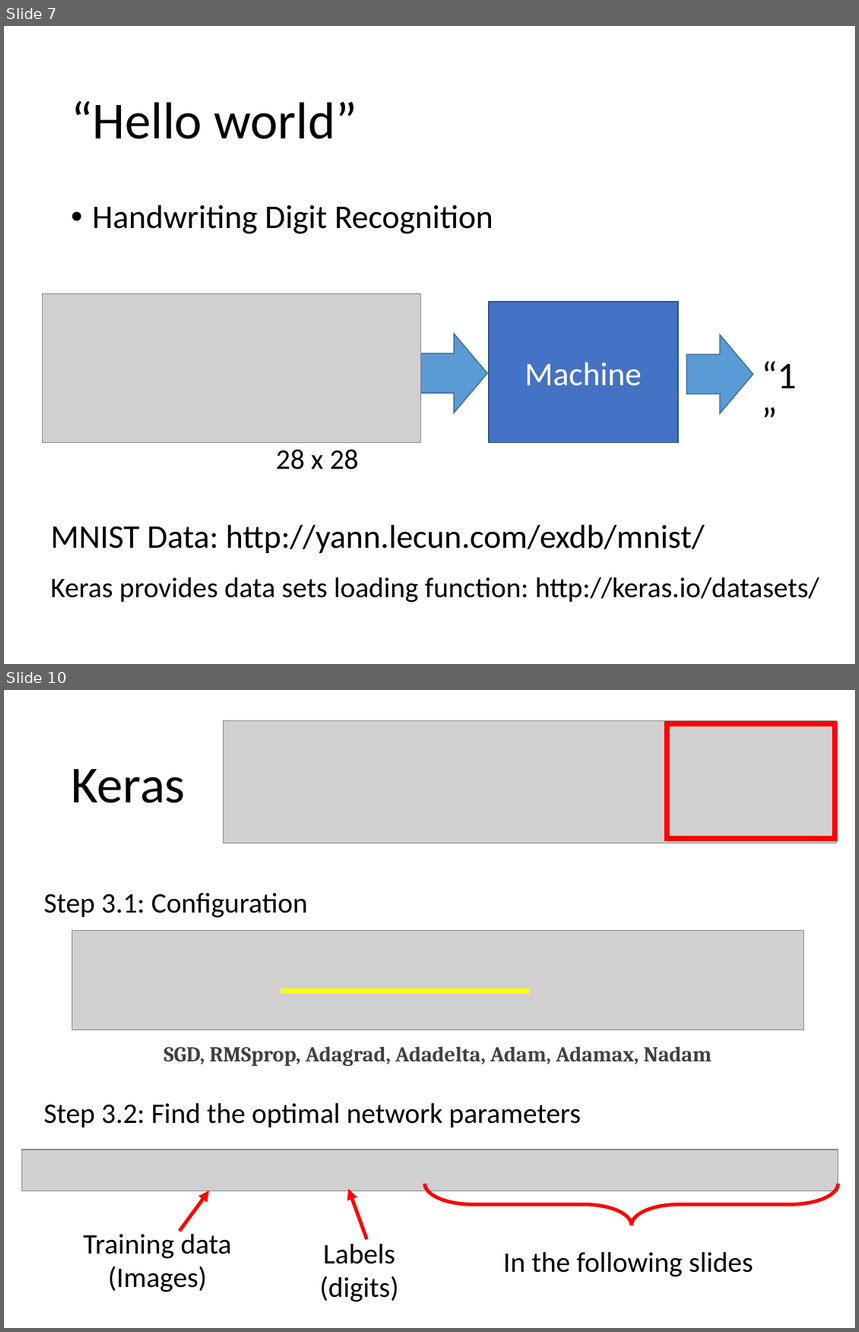
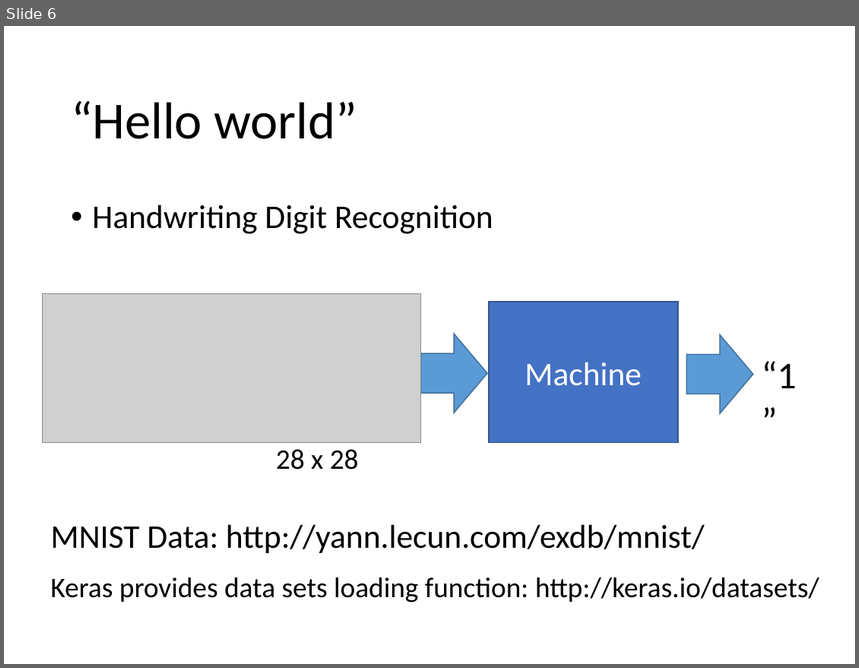
Before and after one commit to allenyllee/AIacademy, a slide deck: 深度學習理論-深層神經網路基礎與卷積神經網路@李宏毅/lecture 3 - keras.pptx. Shown one above the other, each under a label of ours: slides 7 and 10 before the commit, slide 6 after it; the slides between them are not shown. The pictures are 859x1332 and 859x668 pixels, drawn with LibreOffice and Linux fonts; fonts in the diff are those of the drawing; grey boxes stand for pictures. Boxes give left, top, right and bottom in pixels: in the first picture for what was removed or moved away, otherwise in the second. Text is boxed around its words. In the diff, an @@ line names an element or a change of style, - is before the commit and + after.

```diff
--- a/深度學習理論-深層神經網路基礎與卷積神經網路@李宏毅/lecture 3 - keras.pptx
+++ b/深度學習理論-深層神經網路基礎與卷積神經網路@李宏毅/lecture 3 - keras.pptx
@@ slide 10 removed at bbox=[4, 690, 855, 1328], background #FFFFFF @@
@@ picture removed at bbox=[224, 720, 836, 844] @@
@@ rectangle removed at bbox=[667, 724, 835, 839] @@
@@ title removed at bbox=[71, 769, 185, 803] @@
-Keras
@@ text removed at bbox=[44, 893, 308, 918] @@
-Step 3.1: Configuration
@@ picture removed at bbox=[72, 931, 804, 1030] @@
@@ line removed from (281, 991) to (530, 991) @@
@@ text removed at bbox=[164, 1046, 712, 1066] @@
-SGD, RMSprop, Adagrad, Adadelta, Adam, Adamax, Nadam
@@ text removed at bbox=[44, 1103, 582, 1128] @@
-Step 3.2: Find the optimal network parameters
@@ picture removed at bbox=[22, 1150, 838, 1191] @@
@@ arrow removed from (180, 1231) to (209, 1191) @@
@@ arrow removed from (367, 1240) to (349, 1189) @@
@@ right brace removed at bbox=[425, 1184, 838, 1226] @@
@@ text removed at bbox=[83, 1230, 232, 1293] @@
-Training data
-(Images)
@@ text removed at bbox=[320, 1239, 399, 1303] @@
-Labels
-(digits)
@@ text removed at bbox=[503, 1252, 753, 1277] @@
-In the following slides
@@ what was slide 7 is now slide 6 @@
```
Also in this commit, not shown: 3 slides changed, 1 other slide removed, 3 other files.
